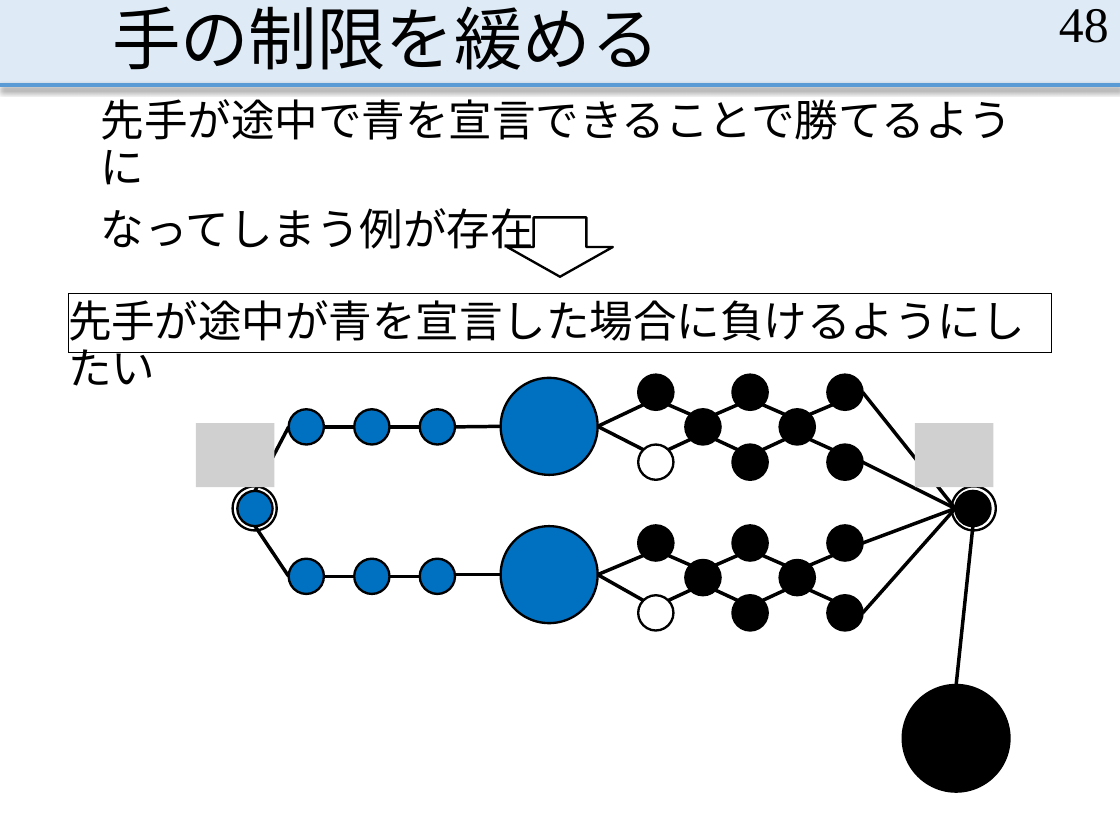
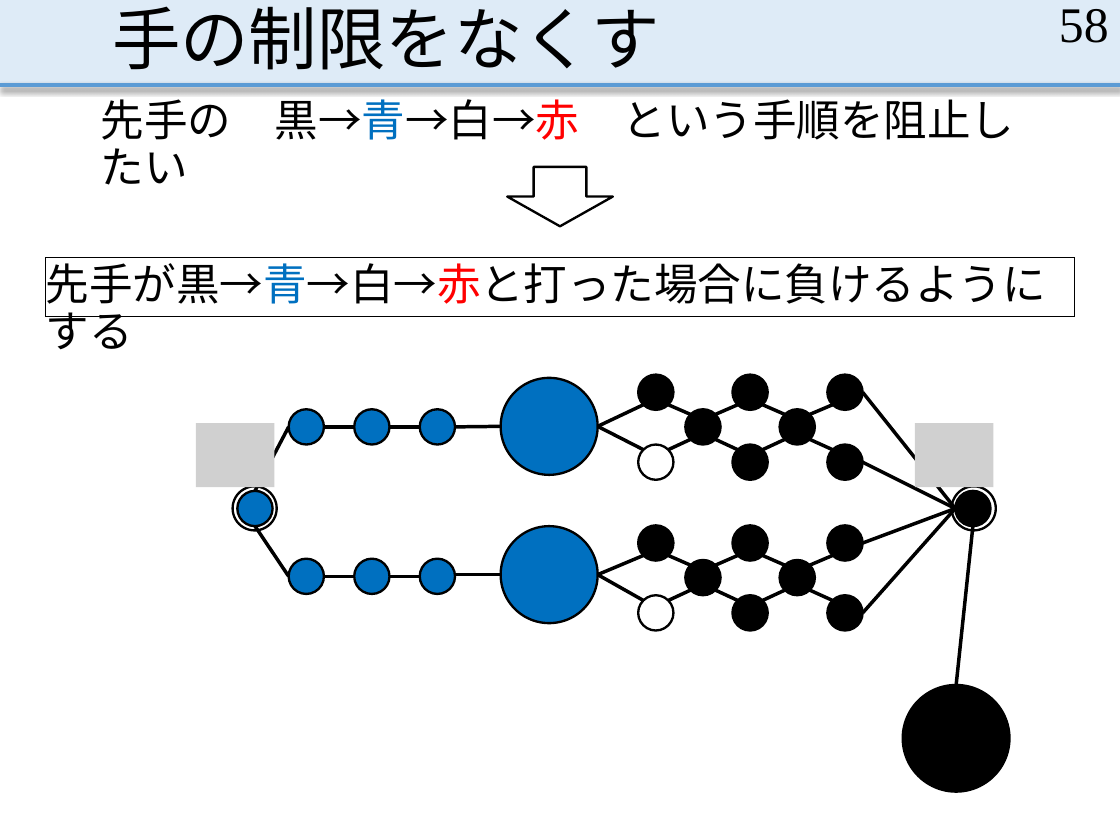
Before and after one commit to MasayaOda/SR, a slide deck: slide 58 of 191120oda.pptx (slide 48 before the commit). Drawn at 1120x840 pixels with LibreOffice and Linux fonts; fonts in the diff are those of the drawing; grey boxes stand for pictures. Boxes give left, top, right and bottom in pixels: in the first picture for what was removed or moved away, otherwise in the second. Text is boxed around its words. In the diff, an @@ line names an element or a change of style, - is before the commit and + after.

Commit message:
発表練習しよう

```diff
--- a/191120oda.pptx
+++ b/191120oda.pptx
@@ title at bbox=[112, 6, 659, 70]: text changed @@
-手の制限を緩める
+手の制限をなくす
@@ page number at bbox=[1059, 9, 1109, 43]: text changed @@
-48
+58
@@ text at bbox=[101, 92, 1014, 185]: text changed @@
-先手が途中で青を宣言できることで勝てるように
-なってしまう例が存在
+先手の 黒→青→白→赤 という手順を阻止したい
@@ down arrow: place and size @@
-down arrow at bbox=[507, 217, 613, 277]
+down arrow at bbox=[507, 167, 613, 226]
@@ text in rectangle at bbox=[46, 257, 1046, 304]: text changed @@
-先手が途中が青を宣言した場合に負けるようにしたい
+先手が黒→青→白→赤と打った場合に負けるようにする
@@ rectangle "先手が黒→青→白→赤と打った場合に負けるようにする": place and size @@
-rectangle "先手が黒→青→白→赤と打った場合に負けるようにする" at bbox=[68, 293, 1052, 353]
+rectangle "先手が黒→青→白→赤と打った場合に負けるようにする" at bbox=[46, 258, 1075, 317]
```
Also in this commit, not shown: 43 other slides changed, 14 slides added, 1 other file.
